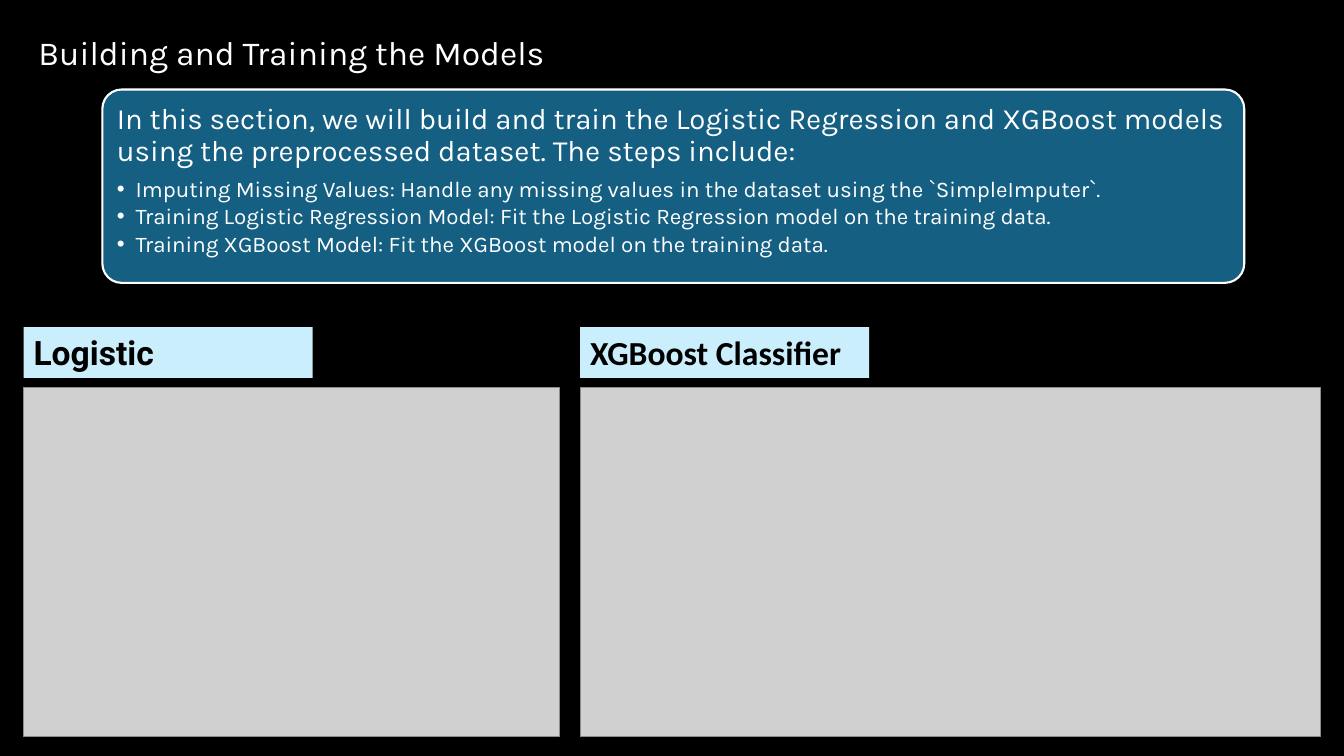
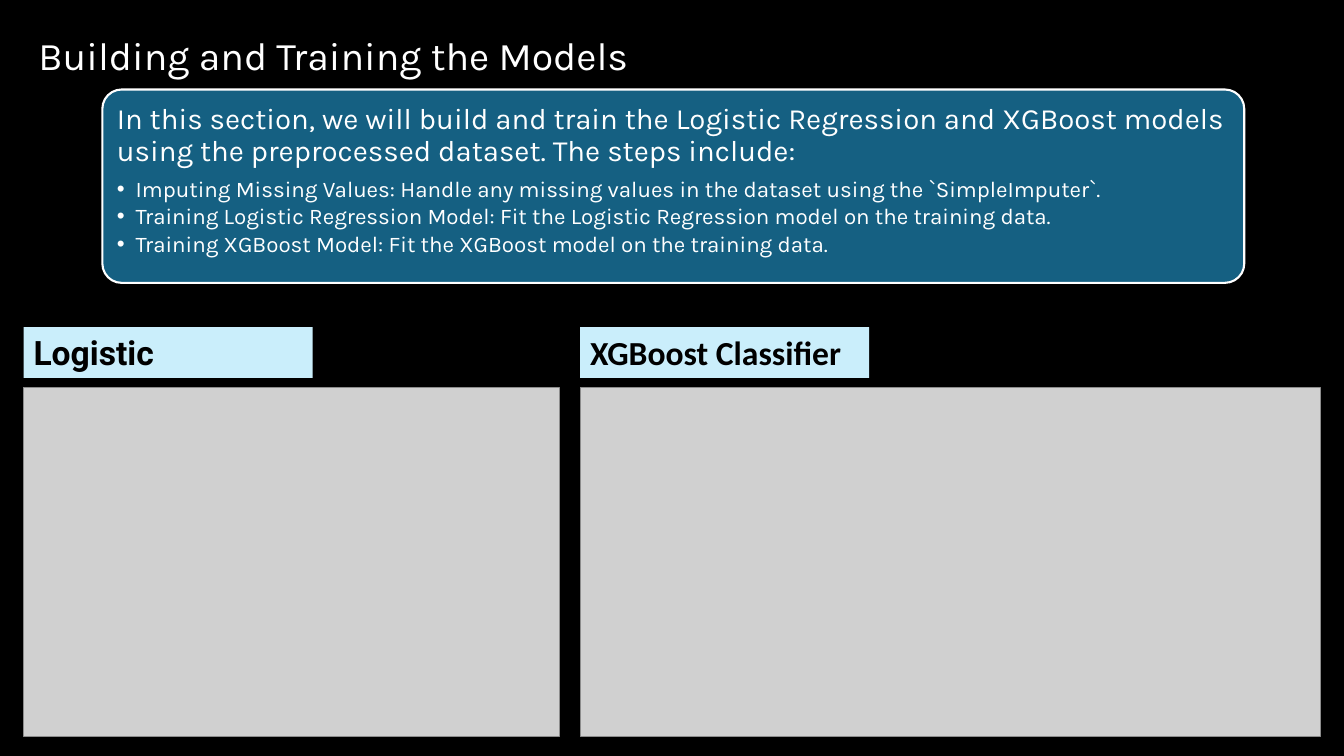
Before and after one commit to sureshmsai/msai_aih_self_learning, a slide deck: slide 15 of doc/Self_Learning_Tutorial.pptx (slide 16 before the commit). Drawn at 1344x756 pixels with LibreOffice and Linux fonts; fonts in the diff are those of the drawing; grey boxes stand for pictures. Boxes give left, top, right and bottom in pixels: in the first picture for what was removed or moved away, otherwise in the second. Text is boxed around its words. In the diff, an @@ line names an element or a change of style, - is before the commit and + after.

```diff
--- a/doc/Self_Learning_Tutorial.pptx
+++ b/doc/Self_Learning_Tutorial.pptx
@@ text "Building and Training the Models" at [38, 43, 628, 80]: size 24 to 28 pt @@
```
Also in this commit, not shown: 1 other slide changed, 1 slide removed, 1 other file.
